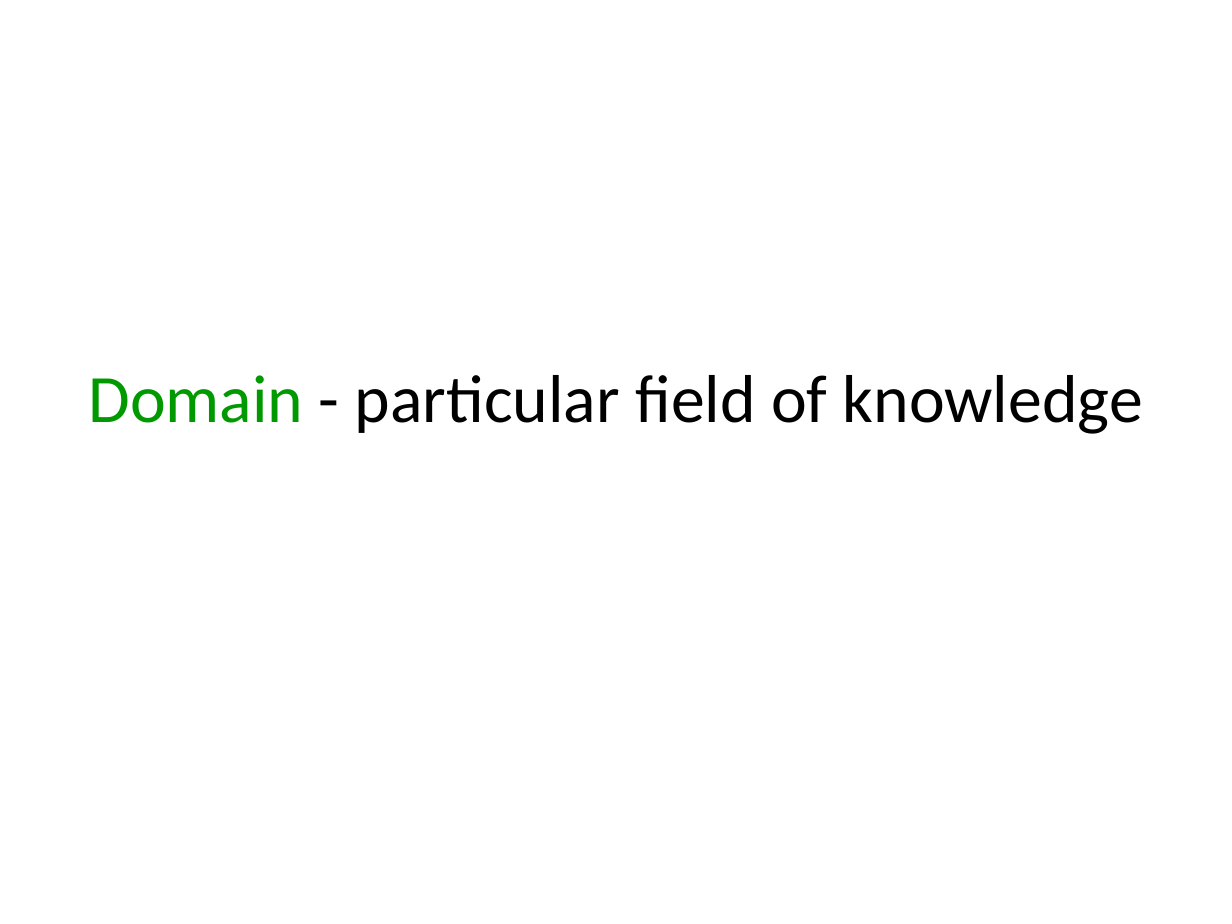
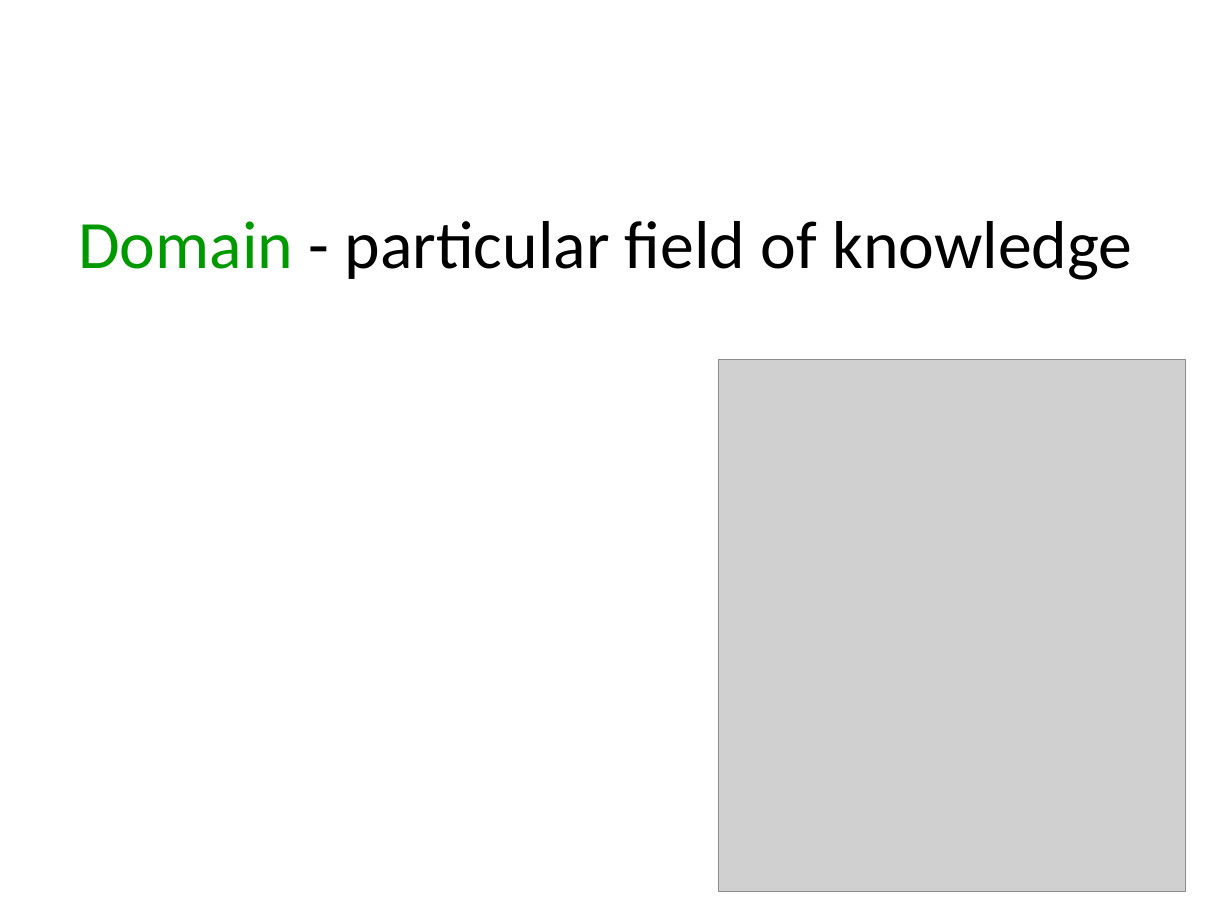
Before and after one commit to arturtv/dddpresentation, a slide deck: slide 4 of Domain-DrivenDesign.A.Trosin.pptx. Drawn at 1232x924 pixels with LibreOffice and Linux fonts; fonts in the diff are those of the drawing; grey boxes stand for pictures. Boxes give left, top, right and bottom in pixels: in the first picture for what was removed or moved away, otherwise in the second. Text is boxed around its words. In the diff, an @@ line names an element or a change of style, - is before the commit and + after.

```diff
--- a/Domain-DrivenDesign.A.Trosin.pptx
+++ b/Domain-DrivenDesign.A.Trosin.pptx
@@ title "Domain - particular field of ..." moved from (x1=88, y1=375, x2=1143, y2=434) to (x1=78, y1=221, x2=1132, y2=280) @@
@@ picture added at (x1=718, y1=360, x2=1185, y2=892) @@
```
Also in this commit, not shown: 5 other slides changed.
